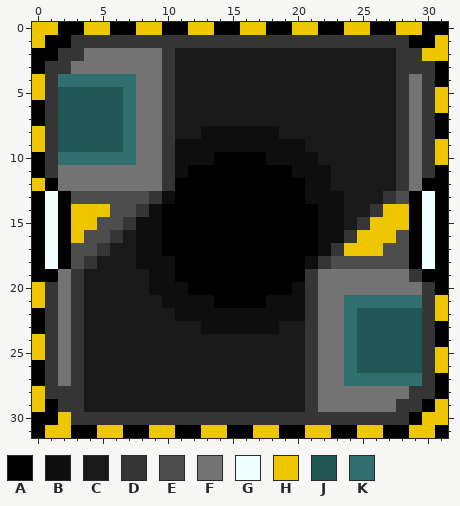
Pixel-art sprite: Assets/Sprites/Misc/goal_door2.png. Above is the file before it was changed.
The file is 64x64 pixels, drawn in blocks of 2x2; one block is one cell here. Colours within 5 levels of each other are drawn and written as one.
Palette (. is transparent): A #000000  B #0e0e0e  C #191919  D #353535  E #4d4d4d  F #737373  G #f0ffff  H #eec600  J #205755  K #2f6f6d
Pixels before, first column x 0:
 0 HHAAHHAAHHAAHHAAHHAAHHAAHHAAHHAA
 1 HAADDDDDDDDDDDDDDDDDDDDDDDDDDAAH
 2 AADDFFFFFFDCCCCCCCCCCCCCCCCCDDHH
 3 ADDFFFFFFFDCCCCCCCCCCCCCCCCCDDDA
 4 HDKKKKKKFFDCCCCCCCCCCCCCCCCCDFDA
 5 HDJJJJJKFFDCCCCCCCCCCCCCCCCCDFDH
 6 ADJJJJJKFFDCCCCCCCCCCCCCCCCCDFDH
 7 ADJJJJJKFFDCCCCCCCCCCCCCCCCCDFDA
 8 HDJJJJJKFFDCCBBBBBBCCCCCCCCCDFDA
 9 HDJJJJJKFFDBBBBBBBBBBCCCCCCCDFDH
10 ADKKKKKKFFDBBBAAAABBBBCCCCCCDFDH
11 ADFFFFFFFFDBAAAAAAAABBBCCCCCDFDA
12 HAFFFFFFFFDAAAAAAAAAABBCCCCCDFAA
13 AGAEEEEEEDBAAAAAAAAAABBBCCCDEAGA
14 AGAHHHEEDBAAAAAAAAAAAABBCCDHHAGA
15 AGAHHEEDBBAAAAAAAAAAAABBCDHHHAGA
16 AGAHEEDCBBAAAAAAAAAAAABBDHHHEAGA
17 AGAEEDCCBBAAAAAAAAAAAABDHHHEEAGA
18 AGAEDCCCBBBAAAAAAAAAABDEEEEEEAGA
19 AAFDCCCCCBBAAAAAAAAAADFFFFFFFDAA
20 HDFDCCCCCBBBAAAAAAAABDFFFFFFFFDA
21 HDFDCCCCCCBBBBAAAABBBDFFKKKKKKDH
22 ADFDCCCCCCCBBBBBBBBBBDFFKJJJJJDH
23 ADFDCCCCCCCCCBBBBBBCCDFFKJJJJJDA
24 HDFDCCCCCCCCCCCCCCCCCDFFKJJJJJDA
25 HDFDCCCCCCCCCCCCCCCCCDFFKJJJJJDH
26 ADFDCCCCCCCCCCCCCCCCCDFFKJJJJJDH
27 ADFDCCCCCCCCCCCCCCCCCDFFKKKKKKDA
28 HDDDCCCCCCCCCCCCCCCCCDFFFFFFFDDA
29 HADDCCCCCCCCCCCCCCCCCDFFFFFFDDAH
30 AAHDDDDDDDDDDDDDDDDDDDDDDDDDDAHH
31 AHHAAHHAAHHAAHHAAHHAAHHAAHHAAHHA
The same view after the edit:
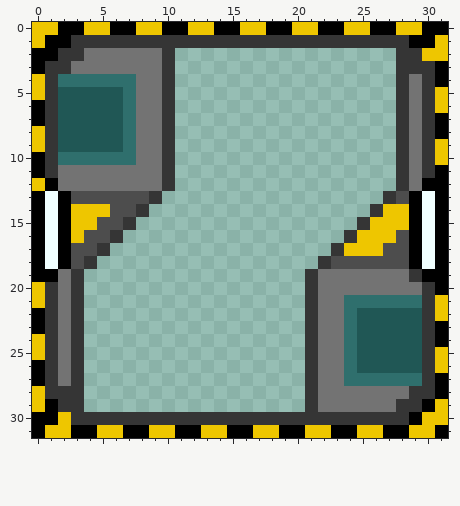
Changes in this commit:
y 2..7: x 11..27 CCCCCCCCCCCCCCCCC -> .................
y 8: x 11..27 CCBBBBBBCCCCCCCCC -> .................
y 9: x 11..27 BBBBBBBBBBCCCCCCC -> .................
y 10: x 11..27 BBBAAAABBBBCCCCCC -> .................
y 11: x 11..27 BAAAAAAAABBBCCCCC -> .................
y 12: x 11..27 AAAAAAAAAABBCCCCC -> .................
y 13: x 10..26 BAAAAAAAAAABBBCCC -> .................
y 14: x 9..25 BAAAAAAAAAAAABBCC -> .................
y 15: x 8..24 BBAAAAAAAAAAAABBC -> .................
y 16: x 7..23 CBBAAAAAAAAAAAABB -> .................
y 17: x 6..22 CCBBAAAAAAAAAAAAB -> .................
y 18: x 5..21 CCCBBBAAAAAAAAAAB -> .................
y 19: x 4..20 CCCCCBBAAAAAAAAAA -> .................
y 20: x 4..20 CCCCCBBBAAAAAAAAB -> .................
y 21: x 4..20 CCCCCCBBBBAAAABBB -> .................
y 22: x 4..20 CCCCCCCBBBBBBBBBB -> .................
y 23: x 4..20 CCCCCCCCCBBBBBBCC -> .................
y 24..29: x 4..20 CCCCCCCCCCCCCCCCC -> .................
Boxes around the changes in both pictures, in picture pixels (x1, y1, x2, y2):
erased: (84, 48, 396, 412)
